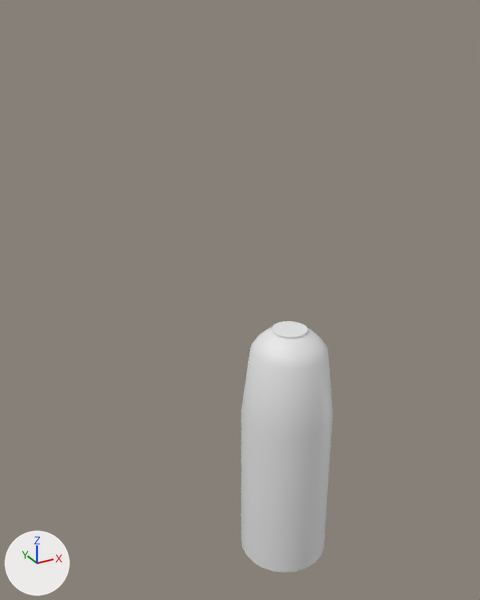
The Blender file mek_fgb/measurements.blend, before and after one commit.
Before and after are seen from a camera (50 mm lens) standing at (-8.59, -12.95, 12.78) and looking at (-1.19, 0.51, 6.05). Arrows for +X, +Y and +Z are at lower left; the lights stay in place.
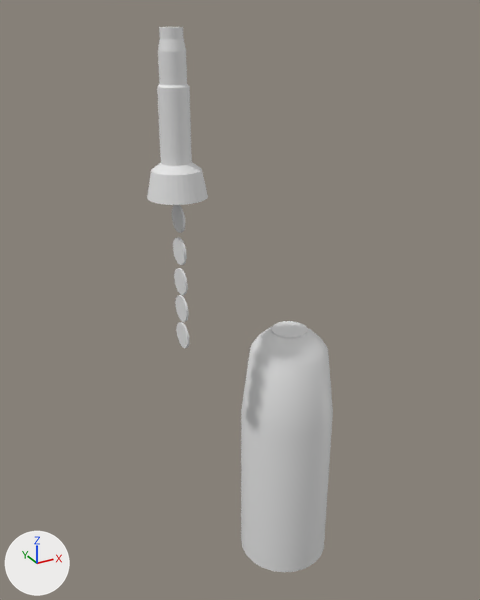
The newer file is also turned or shifted as a whole; pictures and numbers use the older file's frame.

Changed parts and their boxes (x1, y1, x2, y2) in the pictures (480 x 600 px):
'Cylinder.001', added: after (147, 27, 208, 348)

What changed in the scene script:
```text
Add me_cylinder_001:
    me_cylinder_001.from_pydata(...)  # 496 vertices, 356 faces; spans x -0.65..0.65, y -0.65..0.65, z 5.41..12.44
Add ob_cylinder_001:
    ob_cylinder_001 = bpy.data.objects.new('Cylinder.001', me_cylinder_001)
    ob_cylinder_001.location = (-3.0, 0.0, 0.0)
```
